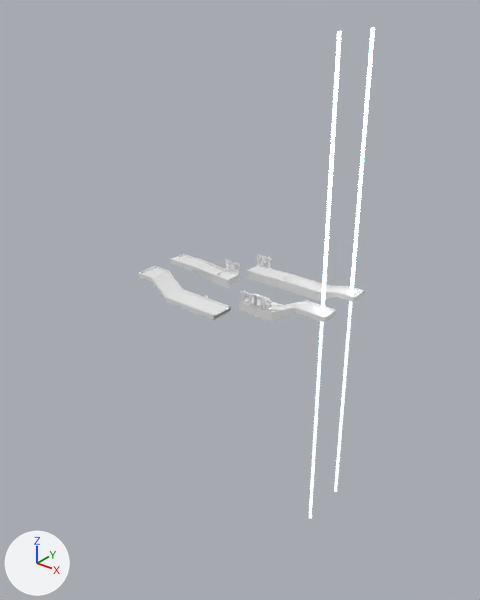
The Blender file scenes/v.blend: old version first, new version second.
Camera for both pictures: a 50 mm camera at (483.0, -526.0, 351.0) aimed at (40.0, 28.0, 8.0). The axes (+X, +Y, +Z) are drawn at lower left. The lights are the same throughout.

The scene before the commit, as lines of its bpy script (objects in view):
```python
ob_goal1_l1 = bpy.data.objects.new('Goal1.L1', me_goal)
ob_goal1_l1.location = (137.0, 120.0, 6.0)
ob_goal1_l1.scale = (2.0, 2.0, 300.0)
ob_goal2_l1 = bpy.data.objects.new('Goal2.L1', me_goal)
ob_goal2_l1.location = (137.0, 55.0, 6.0)
ob_goal2_l1.scale = (2.0, 2.0, 300.0)
ob_l1platform1 = bpy.data.objects.new('L1Platform1', me_l1platform1)
ob_l1platform1.location = (-24.0, 80.0, 0.0)
ob_l1platform1_001 = bpy.data.objects.new('L1Platform1.001', me_l1platform1_001)
ob_l1platform1_001.location = (72.0, 43.0, -2.0)
ob_l1platform1_001.rotation_euler = (0.0, 0.0, -3.142)  # degrees (0, 0, -180)
ob_l1platform2 = bpy.data.objects.new('L1Platform2', me_l1platform2)
ob_l1platform2.location = (0.0, 0.0, 0.0)
ob_l1platform3 = bpy.data.objects.new('L1Platform3', me_l1platform3)
ob_l1platform3.location = (24.0, 120.0, 0.0)
ob_movel1platform1 = bpy.data.objects.new('MoveL1Platform1', me_movel1platform1)
ob_movel1platform1.location = (0.0, 120.0, 0.0)
ob_movel1platform2 = bpy.data.objects.new('MoveL1Platform2', me_movel1platform2)
ob_movel1platform2.location = (48.0, 43.0, -2.0)
ob_movel1platform2.rotation_euler = (0.0, 0.0, -3.142)  # degrees (0, 0, -180)
```
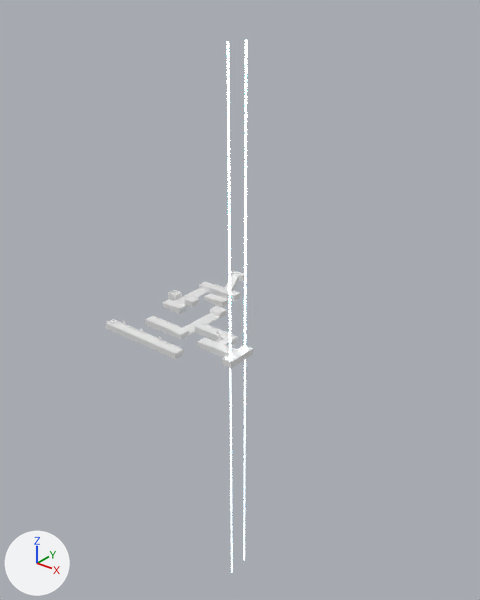
Commit message: Changed z-position of goals in all levels

Diff of the bpy script that builds the scene:
```diff
--- a/scenes/v.blend.py
+++ b/scenes/v.blend.py
@@ mat_materialmagenta @@
+mat_materialmagenta = principled_material('MaterialMagenta')
+mat_materialmagenta.base_color = (0.8, 0.8, 0.8)  # white #e7e7e7
@@ mat_materiallime @@
+mat_materiallime = principled_material('MaterialLime')
+mat_materiallime.base_color = (0.8, 0.8, 0.8)  # white #e7e7e7
@@ mat_materialcyan @@
+mat_materialcyan = principled_material('MaterialCyan')
+mat_materialcyan.base_color = (0.8, 0.8, 0.8)  # white #e7e7e7
@@ ob_l1platform2 @@
-ob_l1platform2 = bpy.data.objects.new('L1Platform2', me_l1platform2)
@@ ob_movel1platform1 @@
-ob_movel1platform1 = bpy.data.objects.new('MoveL1Platform1', me_movel1platform1)
@@ ob_l1platform1 @@
-ob_l1platform1 = bpy.data.objects.new('L1Platform1', me_l1platform1)
@@ ob_goal2_l1 @@
 ob_goal2_l1 = bpy.data.objects.new('Goal2.L1', me_goal)
-ob_goal2_l1.location = (137.0, 55.0, 6.0)
-ob_goal2_l1.scale = (2.0, 2.0, 300.0)
+ob_goal2_l1.location = (112.0, -54.0, 4.0)
+ob_goal2_l1.scale = (1.0, 1.0, 300.0)
 ob_goal2_l1.visible_shadow = False
@@ ob_l1platform3 @@
-ob_l1platform3 = bpy.data.objects.new('L1Platform3', me_l1platform3)
@@ ob_movel1platform2 @@
-ob_movel1platform2 = bpy.data.objects.new('MoveL1Platform2', me_movel1platform2)
@@ ob_l1platform1_001 @@
-ob_l1platform1_001 = bpy.data.objects.new('L1Platform1.001', me_l1platform1_001)
@@ ob_goal1_l1 @@
 ob_goal1_l1 = bpy.data.objects.new('Goal1.L1', me_goal)
-ob_goal1_l1.location = (137.0, 120.0, 6.0)
-ob_goal1_l1.scale = (2.0, 2.0, 300.0)
+ob_goal1_l1.location = (112.0, -78.0, 4.0)
+ob_goal1_l1.scale = (1.0, 1.0, 300.0)
 ob_goal1_l1.visible_shadow = False
@@ ob_movel4end @@
+ob_movel4end = bpy.data.objects.new('MoveL4End', me_cube_020.copy())  # the mesh of ob_movel4end
+ob_movel4end.location = (70.0, -66.0, 0.0)
@@ ob_l4platform @@
+ob_l4platform = bpy.data.objects.new('L4Platform', me_cube_019.copy())  # the mesh of ob_l4platform
+ob_l4platform.location = (8.0, -100.0, 0.0)
@@ ob_movel4maze3 @@
+ob_movel4maze3 = bpy.data.objects.new('MoveL4Maze3', me_cube_018.copy())  # the mesh of ob_movel4maze3
+ob_movel4maze3.location = (30.0, 0.0, 0.0)
@@ ob_movel4maze2 @@
+ob_movel4maze2 = bpy.data.objects.new('MoveL4Maze2', me_cube_020.copy())  # the mesh of ob_movel4end
+ob_movel4maze2.location = (2.0, 22.0, 0.0)
@@ ob_movel4maze1 @@
+ob_movel4maze1 = bpy.data.objects.new('MoveL4Maze1', me_cube_016)  # 20 vertices, 16 faces; spans x -8.0..8.0, y -72.0..6.0, z -3.0..3.0; in mat_materialyellow (white #e7e7e7)
+ob_movel4maze1.location = (-26.0, 44.0, 0.0)
@@ ob_l4maze7 @@
+ob_l4maze7 = bpy.data.objects.new('L4Maze7', me_cube_015.copy())  # the mesh of ob_l4maze7
+ob_l4maze7.location = (64.0, -44.0, 0.0)
@@ ob_l4maze6 @@
+ob_l4maze6 = bpy.data.objects.new('L4Maze6', me_cube_014.copy())  # the mesh of ob_l4maze6
+ob_l4maze6.location = (16.0, 22.0, 0.0)
@@ ob_l4maze5 @@
+ob_l4maze5 = bpy.data.objects.new('L4Maze5', me_cube_013.copy())  # the mesh of ob_l4maze5
+ob_l4maze5.location = (2.0, -66.0, 0.0)
@@ ob_l4maze4 @@
+ob_l4maze4 = bpy.data.objects.new('L4Maze4', me_cube_012.copy())  # the mesh of ob_l4maze4
+ob_l4maze4.location = (-12.0, -22.0, 0.0)
@@ ob_l4maze2 @@
+ob_l4maze2 = bpy.data.objects.new('L4Maze2', me_cube_011.copy())  # the mesh of ob_l4maze2
+ob_l4maze2.location = (2.0, 44.0, 0.0)
@@ ob_l4maze3 @@
+ob_l4maze3 = bpy.data.objects.new('L4Maze3', me_cube_010.copy())  # the mesh of ob_l4maze3
+ob_l4maze3.location = (-12.0, 0.0, 0.0)
@@ ob_l4maze1 @@
+ob_l4maze1 = bpy.data.objects.new('L4Maze1', me_cube_004.copy())  # the mesh of ob_l4maze1
+ob_l4maze1.location = (-40.0, 0.0, 0.0)
```

Changed parts and their boxes (x1, y1, x2, y2) in the pictures (480 x 600 px):
'Goal2.L1', moved, rescaled: before (309, 31, 342, 518); after (243, 39, 247, 560)
'Goal1.L1', moved, rescaled: before (334, 27, 375, 492); after (227, 41, 233, 573)
'L1Platform2', deleted: before (138, 266, 231, 320)
'L1Platform3', deleted: before (262, 269, 365, 302)
'L1Platform1.001', deleted: before (255, 295, 336, 322)
'L1Platform1', deleted: before (171, 254, 240, 288)
'L4Maze7', added: after (195, 323, 253, 368)
'L4Platform', added: after (105, 319, 184, 359)
'MoveL4Maze3', added: after (170, 306, 227, 339)
'L4Maze2', added: after (209, 270, 247, 301)
'MoveL4Maze1', added: after (162, 282, 214, 311)
'MoveL1Platform1', deleted: before (247, 254, 272, 283)
'MoveL1Platform2', deleted: before (239, 290, 270, 315)
'L4Maze5', added: after (145, 315, 178, 335)
'MoveL4End', added: after (198, 337, 215, 351)
'L4Maze4', added: after (172, 302, 186, 314)
'L4Maze6', added: after (214, 296, 228, 307)
'L4Maze3', added: after (185, 296, 199, 307)
'L4Maze1', added: after (168, 290, 182, 300)
'MoveL4Maze2', added: after (204, 293, 220, 304)
